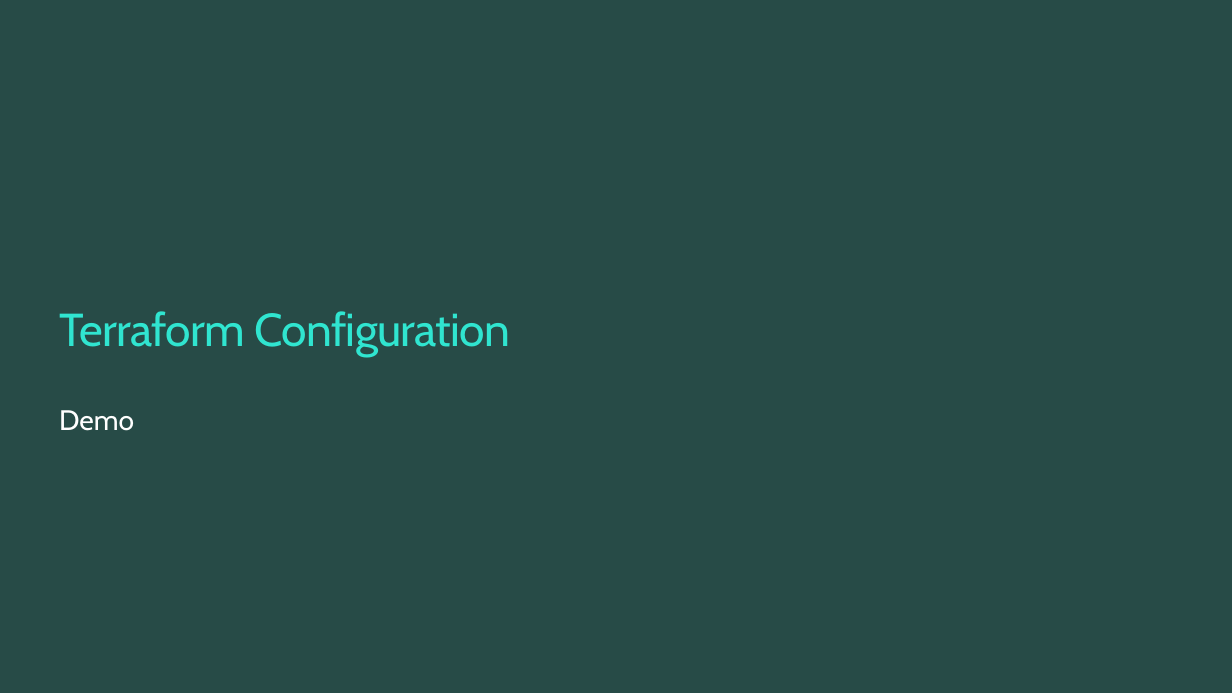
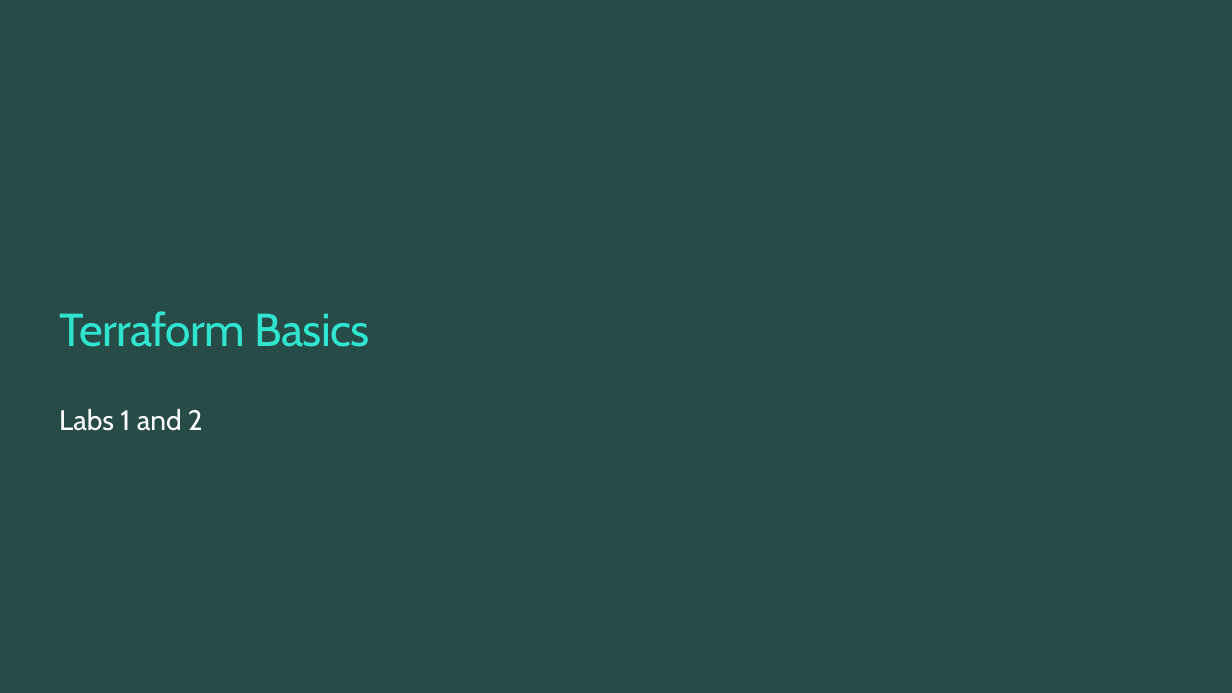
Before and after one commit to TIS-Cloud-Team/TF_Community_workshop, a slide deck: slide 32 of PPTs/02_core_workflow_and_configuration.pptx (slide 29 before the commit). Drawn at 1232x693 pixels with LibreOffice and Linux fonts; fonts in the diff are those of the drawing; background and template pictures are left out. Boxes give left, top, right and bottom in pixels: in the first picture for what was removed or moved away, otherwise in the second. Text is boxed around its words. In the diff, an @@ line names an element or a change of style, - is before the commit and + after.

```diff
--- a/PPTs/02_core_workflow_and_configuration.pptx
+++ b/PPTs/02_core_workflow_and_configuration.pptx
@@ title at <box>59,311,369,347</box>: text changed @@
-Terraform Configuration
+Terraform Basics
@@ text at <box>59,409,203,431</box>: text changed @@
-Demo
+Labs 1 and 2
```
Also in this commit, not shown: 4 other slides changed, 3 slides added, 45 other files.
